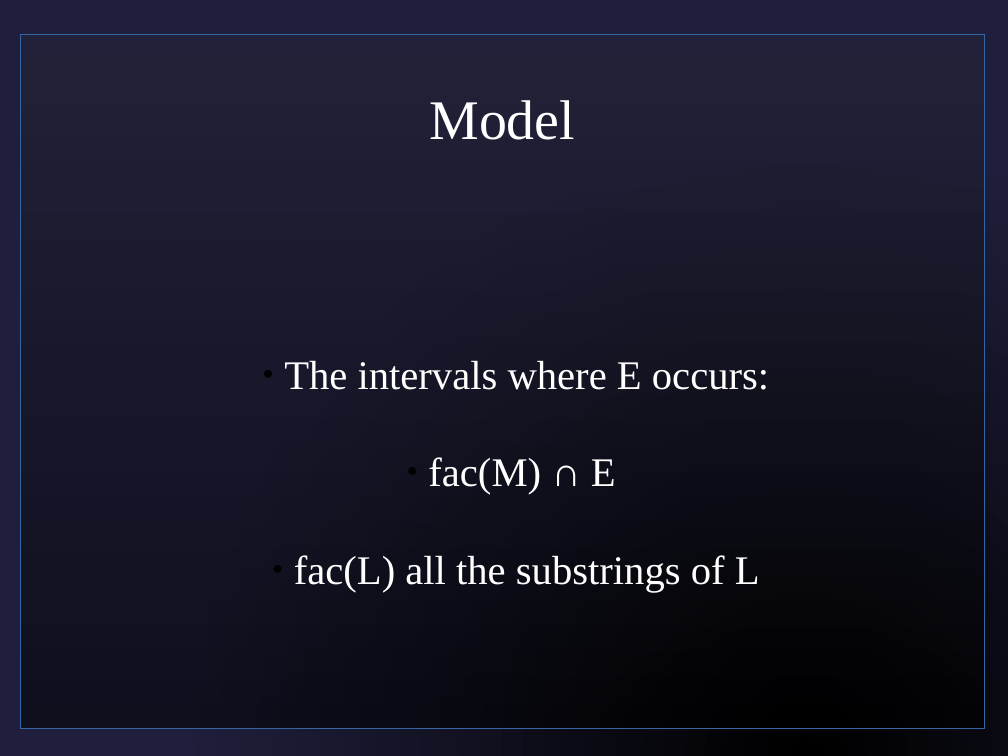
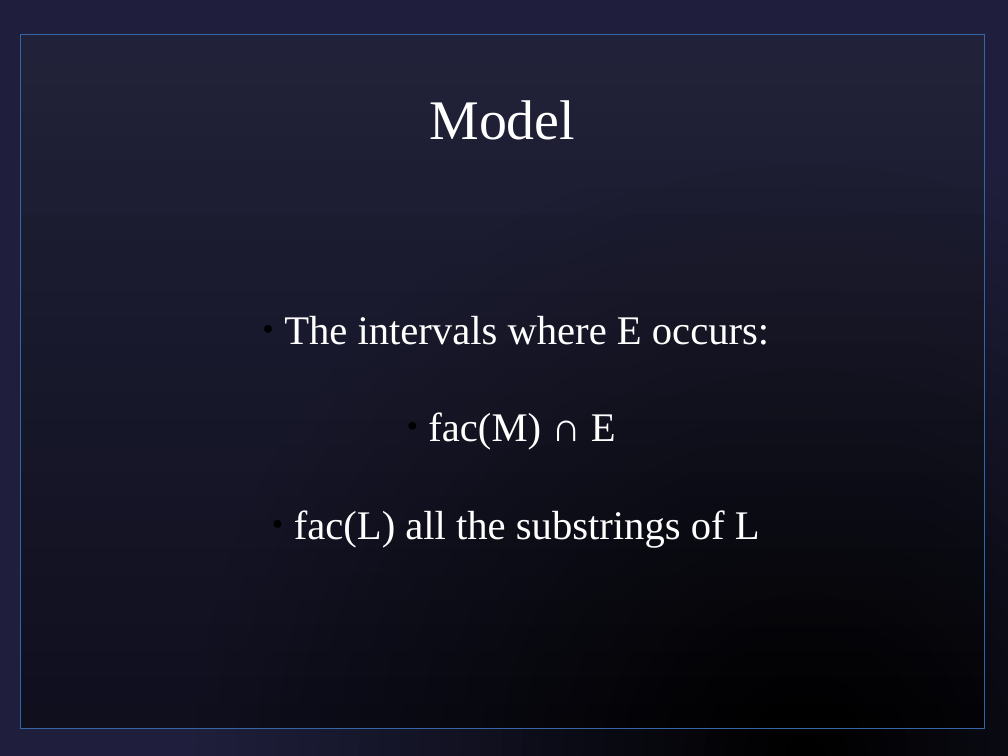
Before and after one commit to sjf/eventlogic, a slide deck: slide 25 of pres1.odp (slide 24 before the commit). Drawn at 1008x756 pixels with LibreOffice and Linux fonts; fonts in the diff are those of the drawing; background and template pictures are left out. Boxes give left, top, right and bottom in pixels: in the first picture for what was removed or moved away, otherwise in the second. Text is boxed around its words. In the diff, an @@ line names an element or a change of style, - is before the commit and + after.

```diff
--- a/pres1.odp
+++ b/pres1.odp
@@ subtitle "The intervals where E occurs:": place and size @@
-subtitle "The intervals where E occurs:" at (284, 360, 769, 592)
+subtitle "The intervals where E occurs:" at (284, 315, 769, 547)
```
Also in this commit, not shown: 5 other slides changed, 1 slide added.
